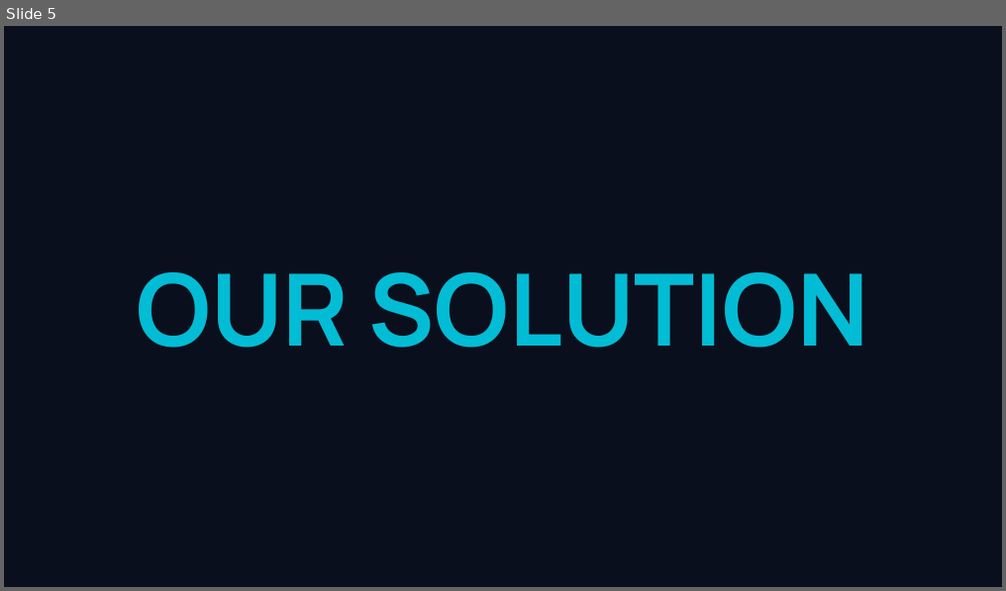
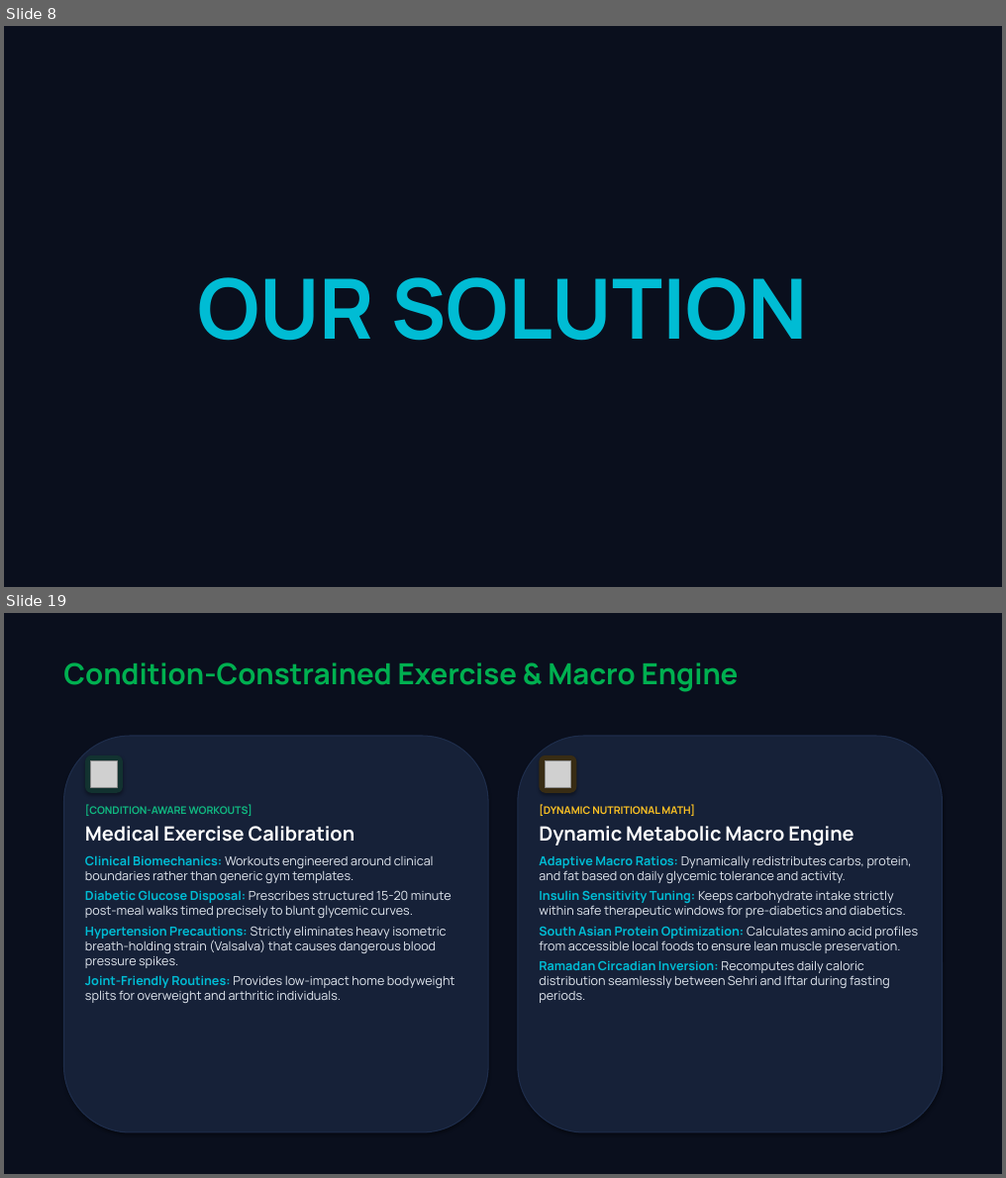
Before and after one commit to m-Affan55/NutriSense, a slide deck: docs/NutriSense_Hackathon_Presentation.pptx. Shown one above the other, each under a label of ours: slide 5 before the commit, slides 8 and 19 after it; the slides between them are not shown. The pictures are 1006x591 and 1006x1178 pixels, drawn with LibreOffice and Linux fonts; fonts in the diff are those of the drawing; grey boxes stand for pictures. Boxes give left, top, right and bottom in pixels: in the first picture for what was removed or moved away, otherwise in the second. Text is boxed around its words. In the diff, an @@ line names an element or a change of style, - is before the commit and + after.

```diff
--- a/docs/NutriSense_Hackathon_Presentation.pptx
+++ b/docs/NutriSense_Hackathon_Presentation.pptx
@@ slide 19 added at [4, 613, 1002, 1174], background #FFFFFF @@
@@ rectangle added at [4, 613, 1002, 1174], fill #0A0F1D @@
@@ text added at [63, 663, 739, 692], 28 pt, text #00B050, bold @@
+Condition-Constrained Exercise & Macro Engine
@@ rounded rectangle added at [63, 736, 488, 1133], fill #162138, outline #1E2D4B 1 pt @@
@@ rounded rectangle added at [85, 756, 122, 792], fill #123230 @@
@@ rounded rectangle added at [518, 736, 943, 1133], fill #162138, outline #1E2D4B 1 pt @@
@@ rounded rectangle added at [540, 756, 576, 792], fill #382C14 @@
@@ picture added at [91, 761, 117, 787] @@
@@ picture added at [545, 761, 570, 787] @@
@@ text added at [85, 805, 455, 1003], 12 pt, text #E2E8F0 @@
+[CONDITION-AWARE WORKOUTS]
+Medical Exercise Calibration
+Clinical Biomechanics: Workouts engineered around clinical boundaries rather than generic gym templates.
+Diabetic Glucose Disposal: Prescribes structured 15-20 minute post-meal walks timed precisely to blunt glycemic curves.
+Hypertension Precautions: Strictly eliminates heavy isometric breath-holding strain (Valsalva) that causes dangerous blood pressure spikes.
+Joint-Friendly Routines: Provides low-impact home bodyweight splits for overweight and arthritic individuals.
@@ text added at [539, 805, 918, 1003], 12 pt, text #E2E8F0 @@
+[DYNAMIC NUTRITIONAL MATH]
+Dynamic Metabolic Macro Engine
+Adaptive Macro Ratios: Dynamically redistributes carbs, protein, and fat based on daily glycemic tolerance and activity.
+Insulin Sensitivity Tuning: Keeps carbohydrate intake strictly within safe therapeutic windows for pre-diabetics and diabetics.
+South Asian Protein Optimization: Calculates amino acid profiles from accessible local foods to ensure lean muscle preservation.
+Ramadan Circadian Inversion: Recomputes daily caloric distribution seamlessly between Sehri and Iftar during fasting periods.
@@ what was slide 5 is now slide 8 @@
@@ slide 8 changed as well @@
@@ text "OUR SOLUTION": place and size @@
-text "OUR SOLUTION" at [137, 273, 869, 348]
+text "OUR SOLUTION" at [197, 277, 808, 341]
@@ text "OUR SOLUTION" at [197, 277, 808, 341]: size 96 to 80 pt; more space between paragraphs @@
```
Also in this commit, not shown: 4 other slides changed, 18 other slides added, 11 slides removed, 6 other files.
